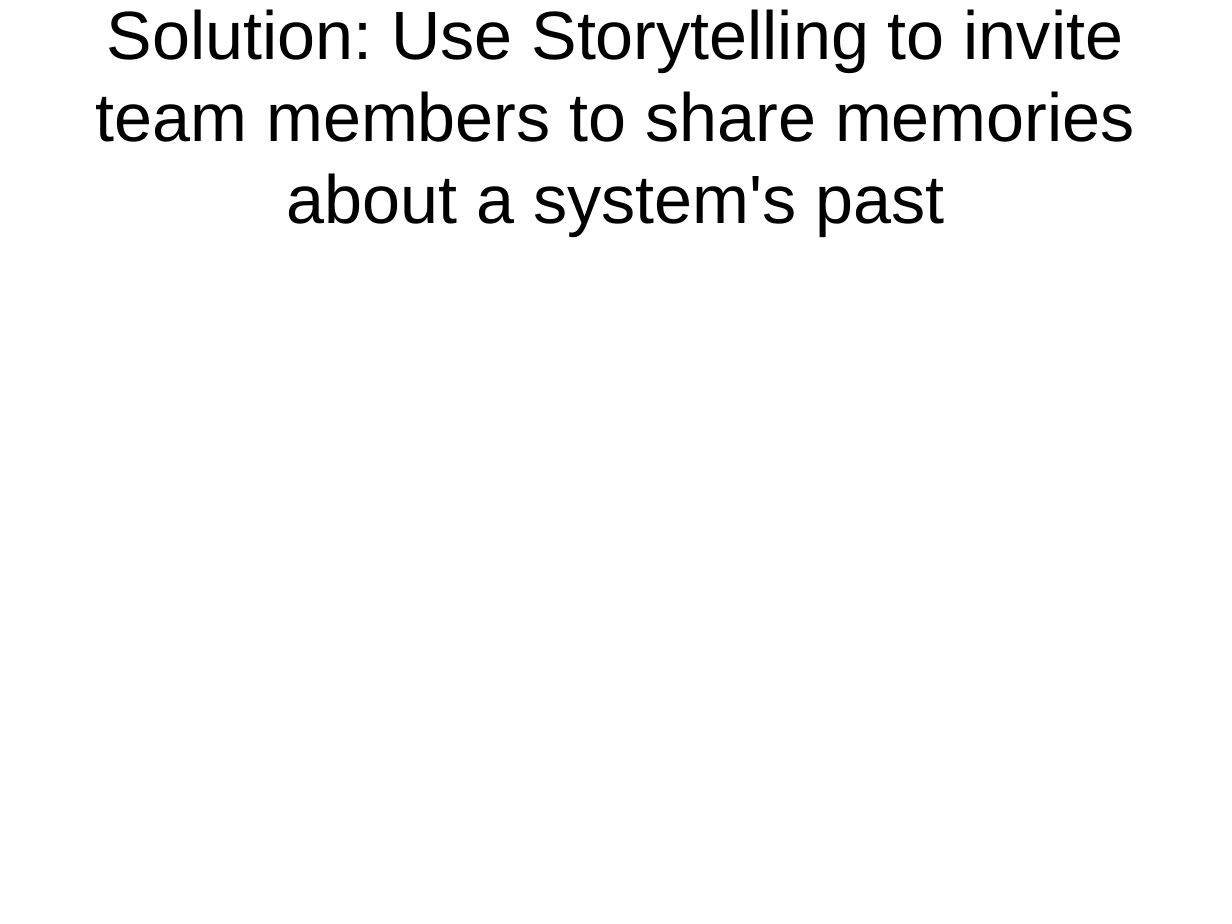
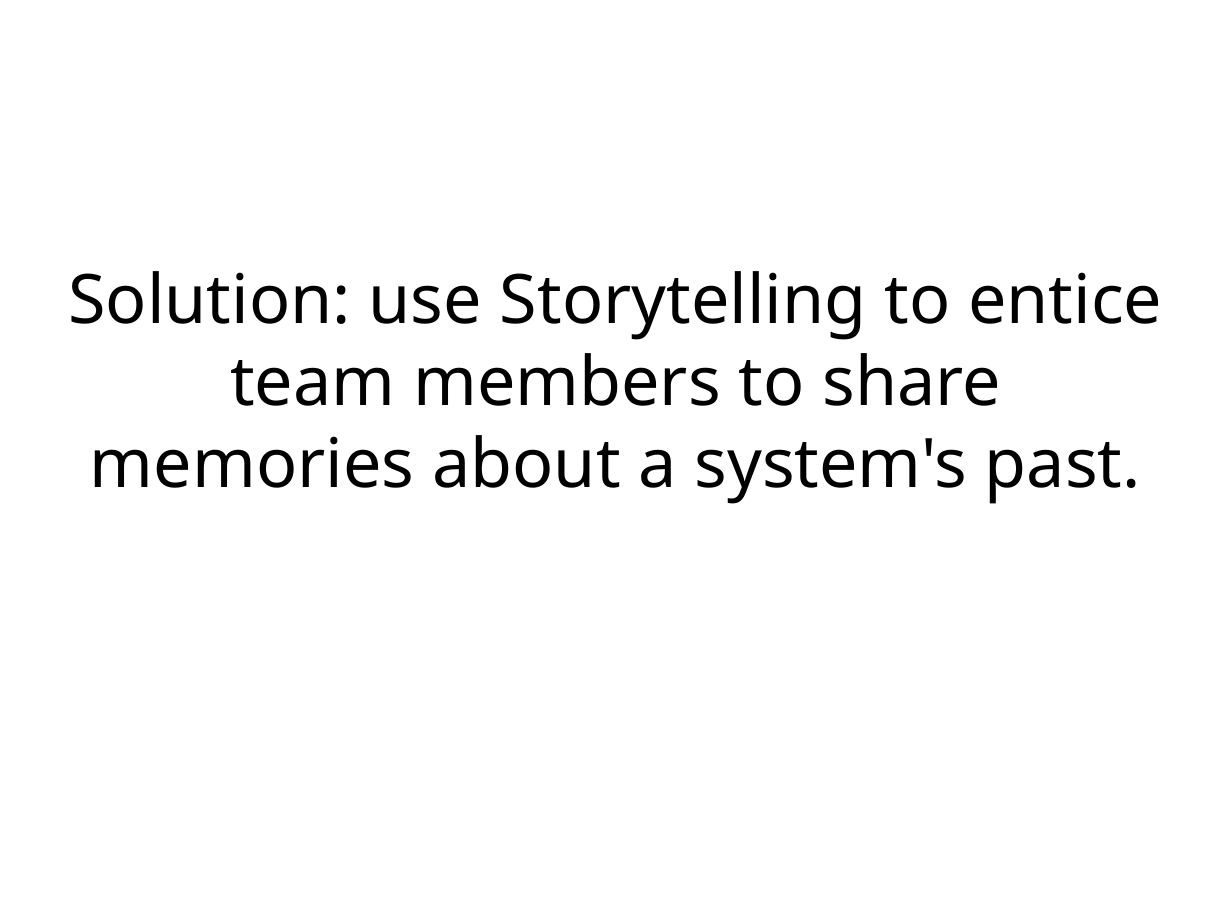
Before and after one commit to misto/Sourcecloud, a slide deck: slide 8 of icse2012/codetimeline.odp (slide 5 before the commit). Drawn at 1232x924 pixels with LibreOffice and Linux fonts; fonts in the diff are those of the drawing. Boxes give left, top, right and bottom in pixels: in the first picture for what was removed or moved away, otherwise in the second. Text is boxed around its words. In the diff, an @@ line names an element or a change of style, - is before the commit and + after.

Commit message:
presentation v1

```diff
--- a/icse2012/codetimeline.odp
+++ b/icse2012/codetimeline.odp
@@ title at [68, 271, 1162, 504]: text changed; font Arial to Noto Sans @@
-Solution: Use Storytelling to invite team members to share memories about a system's past
+Solution: use Storytelling to entice team members to share memories about a system's past.
```
Also in this commit, not shown: 2 other slides changed, 6 slides added, 4 slides removed.
